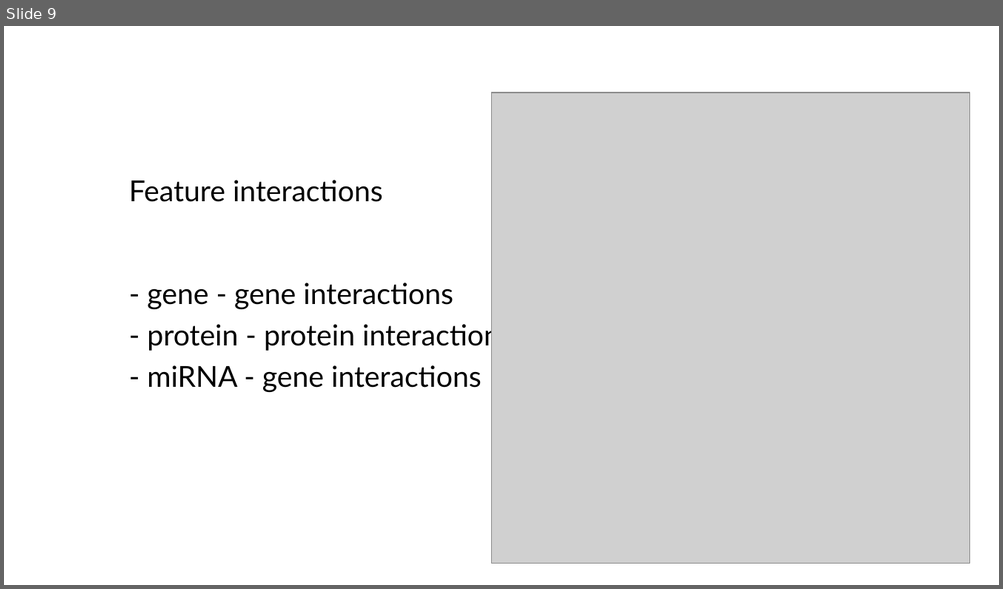
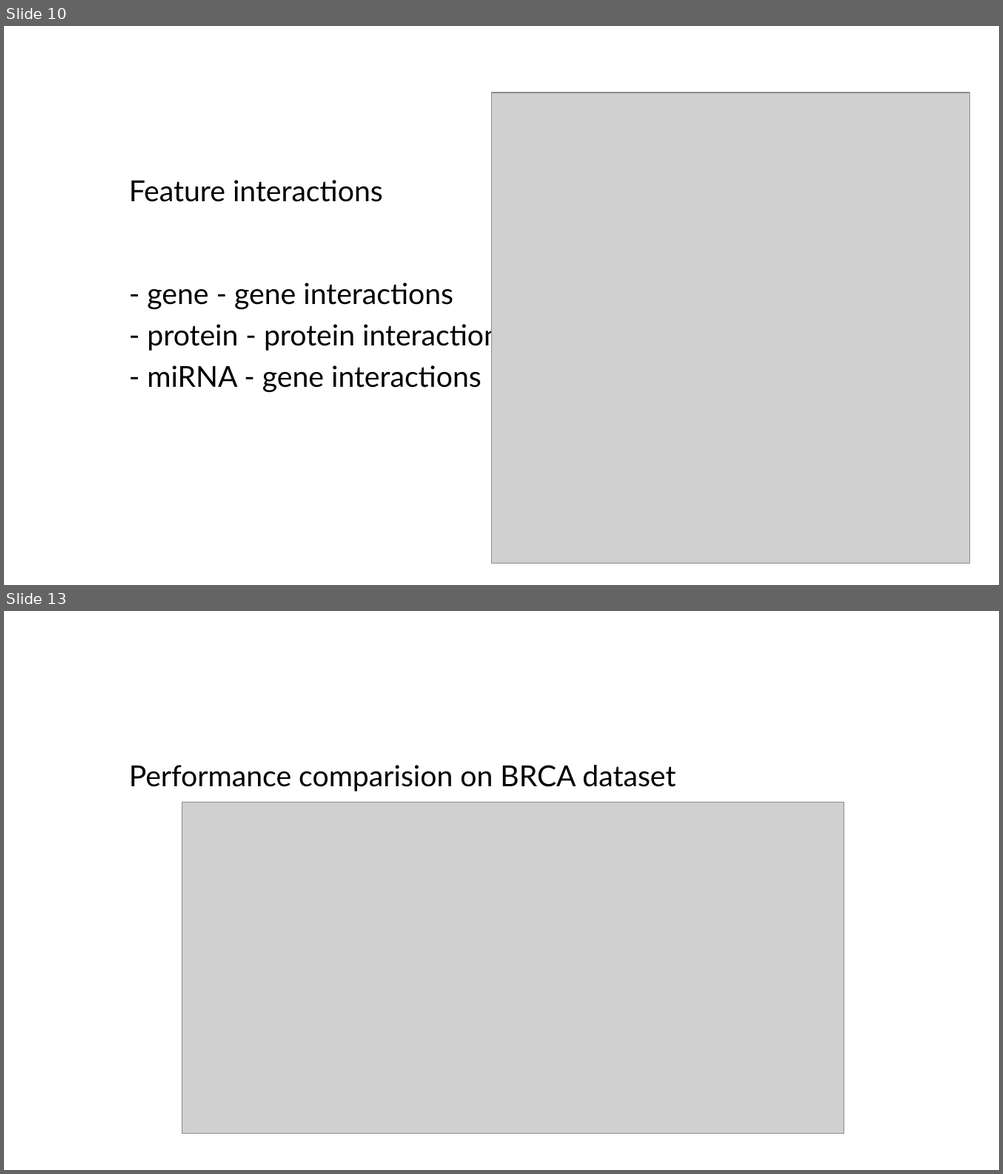
Before and after one commit to JanLubojacky/DiplomaThesis, a slide deck: SemestralPPT.pptx. Shown one above the other, each under a label of ours: slide 9 before the commit, slides 10 and 13 after it; the slides between them are not shown. The pictures are 1003x589 and 1003x1174 pixels, drawn with LibreOffice and Linux fonts; fonts in the diff are those of the drawing; grey boxes stand for pictures; background and template pictures are left out. Boxes give left, top, right and bottom in pixels: in the first picture for what was removed or moved away, otherwise in the second. Text is boxed around its words. In the diff, an @@ line names an element or a change of style, - is before the commit and + after.

```diff
--- a/SemestralPPT.pptx
+++ b/SemestralPPT.pptx
@@ slide 13 added at (x1=4, y1=611, x2=999, y2=1170), background #FFFFFF @@
@@ title added at (x1=129, y1=765, x2=675, y2=792), 28 pt, text #000000 @@
+Performance comparision on BRCA dataset
@@ picture added at (x1=182, y1=802, x2=844, y2=1134) @@
@@ what was slide 9 is now slide 10 @@
```
Also in this commit, not shown: 4 slides changed, 3 other slides added, 3 slides removed, 4 other files.
